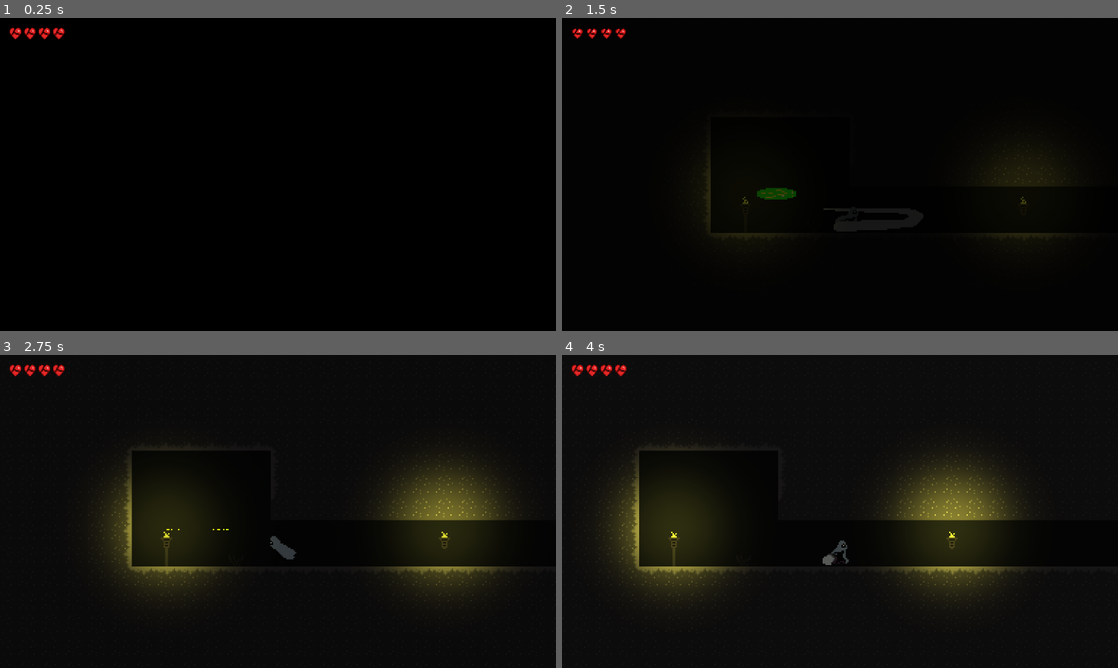
Above: before the commit, frames 1-4 (two rows, left to right).
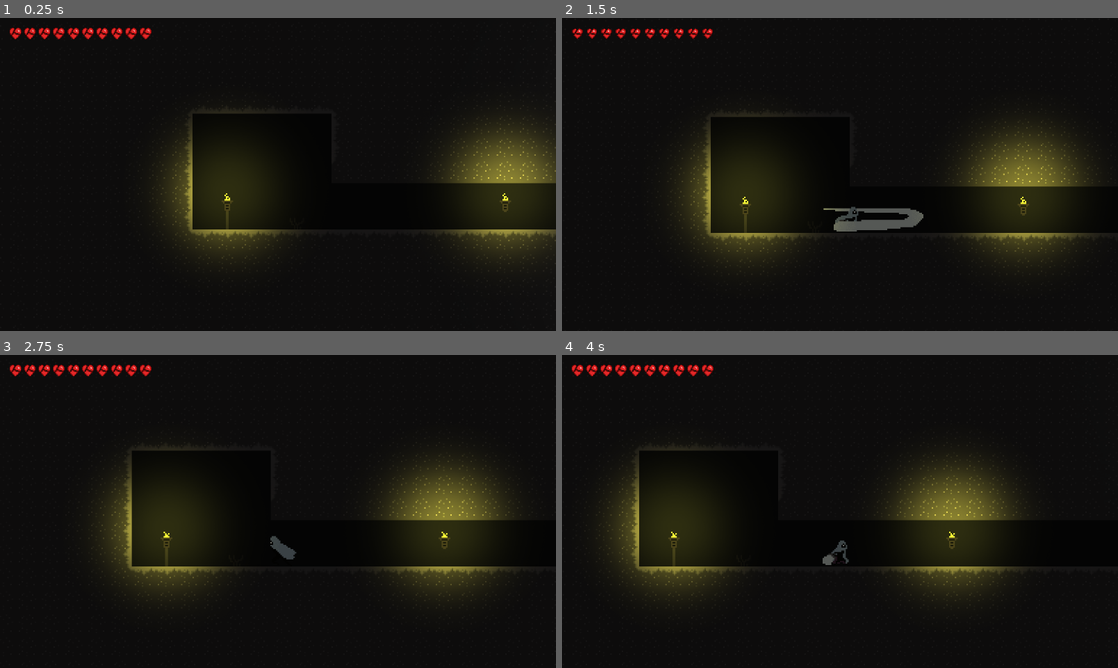
Above: after the commit, the same moments.

Repository: CSC-Reda-Slaoui/boss-rush-jam-2024
Game: Godot game, scene res://shadowstalker_fight.tscn
The game is run twice, just before and just after one commit, with the same random seed, the same clock (stepped at 60 frames per second) and the same inputs. This scene is started directly instead of the project's main scene.
Inputs:
- Up to frame 1 (0.25 s): no input
- Up to frame 2 (1.5 s): tap Enter at 0.5 s; hold Right (right) from 0.53 s (still down); tap X (attack) at 0.6, 1.35 s; tap Z (jump) at 0.77 s
- Up to frame 3 (2.75 s): tap Z (jump) at 1.52 s; release Right (right) at 2.03 s; hold Left (left) from 2.03 s (still down); tap C (dash) at 2.1 s; tap X (attack) at 2.3 s
- Up to frame 4 (4 s): release Left (left) at 2.78 s; hold Right (right) from 2.78 s (still down); tap Space (dialogue) at 2.85 s; tap Z (jump) at 3.02, 3.77 s; tap X (attack) at 3.05, 3.6 s

The runs differ from the first frame. In frame 1, 18% of the frame differs, in the area x 12-100%, y 2-100%; in frame 2, 13%; in frame 3, 0.4%; in frame 4, 0.3%.

Commit message:
EXTREMELY HARD FIRST BOSS WAAAA

Diff:
--- a/player.gd
+++ b/player.gd
@@ -3,7 +3,7 @@
 # Abilities
 @export var has_dash : bool = false
 @export var max_jump : int = 1
-@export var health : int =  4
+@export var health : int =  10
 
 @export var speed : float = 130.0
 @export var acceleration : float = 0.25
@@ -49,6 +49,18 @@
 	if is_on_floor():
 		jump_count = 0
 
+	if Input.is_action_pressed("down"):
+		print("dooown")
+		$AnimatedSprite2D.play("crouch")
+		$CollisionShape2D.scale = Vector2(0.5, 0.5)
+		$CollisionShape2D.position.y = 0
+		velocity.x = lerp(velocity.x, 0.0, 0.05)
+		move_and_slide()
+		return
+	else:
+		$CollisionShape2D.position.y = -2
+		$CollisionShape2D.scale = Vector2(1, 1)
+
 	if Input.is_action_just_pressed("jump") and jump_count < max_jump and can_move:
 		velocity.y = jump_velocity
 		jump_count += 1
@@ -78,12 +90,6 @@
 		get_node("AnimatedSprite2D").flip_h = true
 		get_node("Sword").rotation = PI
 
-	if Input.is_action_pressed("down"):
-		get_node("Sword").rotation = PI / 2
-
-	if Input.is_action_pressed("up"):
-		get_node("Sword").rotation = 3 * PI / 2
-
 	if Input.is_action_just_pressed("attack") and can_attack:
 		can_attack = false
 		$AnimatedSprite2D.play("attack")
--- a/player.tscn
+++ b/player.tscn
@@ -20,6 +20,7 @@
 [ext_resource type="Texture2D" uid="uid://clkince33lgha" path="res://art/player/jump/jump3.png" id="10_f2gym"]
 [ext_resource type="Texture2D" uid="uid://drg6phhetkka7" path="res://art/player/death/death1.png" id="10_oboyc"]
 [ext_resource type="Texture2D" uid="uid://b5l1jcxfpj710" path="res://art/player/run/run7.png" id="10_qnbcn"]
+[ext_resource type="Texture2D" uid="uid://vfv2j38vmo7m" path="res://art/player/crouch/crouch.png" id="10_sxd2x"]
 [ext_resource type="Texture2D" uid="uid://b1wksowdcad74" path="res://art/player/jump/jump2.png" id="11_bpyri"]
 [ext_resource type="Texture2D" uid="uid://bvmy5vopoovvi" path="res://art/player/death/death2.png" id="11_lyqo8"]
 [ext_resource type="Texture2D" uid="uid://djpel2ndma2de" path="res://art/player/run/run6.png" id="11_v0g8c"]
@@ -72,6 +73,14 @@
 }, {
 "frames": [{
 "duration": 1.0,
+"texture": ExtResource("10_sxd2x")
+}],
+"loop": true,
+"name": &"crouch",
+"speed": 5.0
+}, {
+"frames": [{
+"duration": 1.0,
 "texture": ExtResource("10_oboyc")
 }, {
 "duration": 1.0,
@@ -261,10 +270,9 @@
 [node name="AnimatedSprite2D" type="AnimatedSprite2D" parent="."]
 position = Vector2(0, -24)
 sprite_frames = SubResource("SpriteFrames_axprr")
-animation = &"attack"
+animation = &"crouch"
 autoplay = "idle"
-frame = 2
-frame_progress = 0.118758
+frame_progress = 0.208039
 
 [node name="Sword" type="Area2D" parent="."]
 visible = false
--- /dev/null
+++ b/shadow_projectile.gd
@@ -0,0 +1,13 @@
+extends Area2D
+
+var speed = 150
+
+func _process(delta):
+	position += transform.x * speed * delta
+
+func _on_body_entered(body):
+	if body.name == "Player":
+		body.take_damage()
+
+func _on_timer_timeout():
+	queue_free()
--- /dev/null
+++ b/shadow_projectile.tscn
@@ -0,0 +1,29 @@
+[gd_scene load_steps=5 format=3 uid="uid://bda3jxw1i3hsf"]
+
+[ext_resource type="Texture2D" uid="uid://c1x65meqr6wl8" path="res://art/bosses/shadow_projectile.png" id="1_bl5mn"]
+[ext_resource type="Script" path="res://shadow_projectile.gd" id="1_et3y4"]
+[ext_resource type="Texture2D" uid="uid://bio7t8lkgxr4e" path="res://art/light.png" id="3_gsw4b"]
+
+[sub_resource type="RectangleShape2D" id="RectangleShape2D_sk6hs"]
+size = Vector2(8, 2)
+
+[node name="Shadow Projectile" type="Area2D"]
+script = ExtResource("1_et3y4")
+
+[node name="Sprite2D" type="Sprite2D" parent="."]
+texture = ExtResource("1_bl5mn")
+
+[node name="CollisionShape2D" type="CollisionShape2D" parent="."]
+position = Vector2(0, 1)
+shape = SubResource("RectangleShape2D_sk6hs")
+
+[node name="Timer" type="Timer" parent="."]
+wait_time = 5.0
+autostart = true
+
+[node name="PointLight2D" type="PointLight2D" parent="."]
+position = Vector2(4, 0)
+texture = ExtResource("3_gsw4b")
+
+[connection signal="body_entered" from="." to="." method="_on_body_entered"]
+[connection signal="timeout" from="Timer" to="." method="_on_timer_timeout"]
--- a/shadowstalker.gd
+++ b/shadowstalker.gd
@@ -6,6 +6,7 @@
 @export var player : Node2D
 @export var door : Node2D
 @export var tendril : PackedScene
+@export var bullet : PackedScene
 
 var dialogue = [
 	"Who dares intrude upon my domain, stumbling blindly into the abyss?",
@@ -53,6 +54,8 @@
 		t.position.y = -70
 		add_child(t)
 
+var num_bullets = 1
+
 func horizontal_attack():
 	var positions = [25, 457]
 	state_machine.travel("death")
@@ -62,10 +65,23 @@
 		position.x = positions[ind]
 	elif position.x == 25:
 		position.x = 457
+		$Sprite2D.flip_h = true
 	else:
 		position.x = 25
+		$Sprite2D.flip_h = false
 	state_machine.travel("enter")
 	await get_tree().create_timer(4).timeout
+	state_machine.travel("side")
+	await get_tree().create_timer(1.4).timeout
+
+	for i in range(num_bullets):
+		var b = bullet.instantiate()
+		if position.x == 457:
+			b.speed *= -1
+			b.get_node("Sprite2D").flip_h = true
+		add_child(b)
+		b.transform = $Muzzle.transform
+		b.position.y += randi_range(-2, 7)
 
 func return_to_center():
 	if position.x == 303:
@@ -120,11 +136,11 @@
 
 func _on_attack_timer_timeout():
 	if is_fighting and not died:
-		var attack = randi_range(1, 5)
+		var attack = randi_range(1, 10)
 
-		if attack <= 3:
+		if attack <= 5:
+			horizontal_attack()
+		if attack < 9:
 			tendril_attack()
-		if attack == 4:
-			horizontal_attack()
-		if attack == 5:
+		if attack == 10:
 			return_to_center()
--- a/shadowstalker.tscn
+++ b/shadowstalker.tscn
@@ -38,6 +38,12 @@
 [ext_resource type="Texture2D" uid="uid://bp0nixapkxd35" path="res://art/bosses/shadowstalker/death/death10.png" id="34_1w8m5"]
 [ext_resource type="Texture2D" uid="uid://hppsjeyikixx" path="res://art/bosses/shadowstalker/death/death11.png" id="35_118oh"]
 [ext_resource type="Texture2D" uid="uid://d0e8po14ty30r" path="res://art/bosses/shadowstalker/death/death13.png" id="36_etuyl"]
+[ext_resource type="Texture2D" uid="uid://dicqbfsbcop76" path="res://art/bosses/shadowstalker/side/side1.png" id="38_521f4"]
+[ext_resource type="Texture2D" uid="uid://jtaneiyxtnov" path="res://art/bosses/shadowstalker/side/side2.png" id="39_72rp4"]
+[ext_resource type="Texture2D" uid="uid://oxuw2mxoia3c" path="res://art/bosses/shadowstalker/side/side3.png" id="40_6vewq"]
+[ext_resource type="Texture2D" uid="uid://5mxxltook0ml" path="res://art/bosses/shadowstalker/side/side4.png" id="41_1pag0"]
+[ext_resource type="Texture2D" uid="uid://b0awolj5qr1uu" path="res://art/bosses/shadowstalker/side/side5.png" id="42_x21c6"]
+[ext_resource type="Texture2D" uid="uid://duaurm8yvd3qw" path="res://art/bosses/shadowstalker/side/side6.png" id="43_c0yed"]
 
 [sub_resource type="RectangleShape2D" id="RectangleShape2D_jhv3k"]
 size = Vector2(28, 32)
@@ -104,6 +110,22 @@
 "transitions": PackedFloat32Array(1, 1, 1, 1),
 "update": 1,
 "values": [ExtResource("20_lefty"), ExtResource("21_4f7w4"), ExtResource("22_vn6kn"), ExtResource("23_mck68")]
+}
+
+[sub_resource type="Animation" id="Animation_g85g8"]
+resource_name = "side"
+length = 1.2
+tracks/0/type = "value"
+tracks/0/imported = false
+tracks/0/enabled = true
+tracks/0/path = NodePath("Sprite2D:texture")
+tracks/0/interp = 1
+tracks/0/loop_wrap = true
+tracks/0/keys = {
+"times": PackedFloat32Array(0, 0.2, 0.4, 0.6, 0.8, 1),
+"transitions": PackedFloat32Array(1, 1, 1, 1, 1, 1),
+"update": 1,
+"values": [ExtResource("38_521f4"), ExtResource("39_72rp4"), ExtResource("40_6vewq"), ExtResource("41_1pag0"), ExtResource("42_x21c6"), ExtResource("43_c0yed")]
 }
 
 [sub_resource type="AnimationLibrary" id="AnimationLibrary_t7k7g"]
@@ -111,7 +133,8 @@
 "RESET": SubResource("Animation_urayj"),
 "death": SubResource("Animation_scgmg"),
 "enter": SubResource("Animation_r43lc"),
-"idle": SubResource("Animation_lgnwa")
+"idle": SubResource("Animation_lgnwa"),
+"side": SubResource("Animation_g85g8")
 }
 
 [sub_resource type="AnimationNodeAnimation" id="AnimationNodeAnimation_sjdiq"]
@@ -122,6 +145,9 @@
 
 [sub_resource type="AnimationNodeAnimation" id="AnimationNodeAnimation_rj20b"]
 animation = &"idle"
+
+[sub_resource type="AnimationNodeAnimation" id="AnimationNodeAnimation_yv5jj"]
+animation = &"side"
 
 [sub_resource type="AnimationNodeStateMachineTransition" id="AnimationNodeStateMachineTransition_3xc6b"]
 switch_mode = 2
@@ -135,6 +161,8 @@
 states/enter/position = Vector2(341, 100)
 states/idle/node = SubResource("AnimationNodeAnimation_rj20b")
 states/idle/position = Vector2(474, 100)
+states/side/node = SubResource("AnimationNodeAnimation_yv5jj")
+states/side/position = Vector2(474, 198)
 transitions = ["enter", "idle", SubResource("AnimationNodeStateMachineTransition_3xc6b")]
 graph_offset = Vector2(293.488, 0)
 
@@ -195,7 +223,7 @@
 offset_bottom = 624.0
 
 [node name="AttackTimer" type="Timer" parent="."]
-wait_time = 1.3
+wait_time = 1.75
 autostart = true
 
 [node name="CPUParticles2D2" type="CPUParticles2D" parent="."]
@@ -210,4 +238,7 @@
 scale_amount_max = 1.75
 color = Color(0, 0, 0, 1)
 
+[node name="Muzzle" type="Marker2D" parent="."]
+position = Vector2(14, -2)
+
 [connection signal="timeout" from="AttackTimer" to="." method="_on_attack_timer_timeout"]
--- a/shadowstalker_fight.tscn
+++ b/shadowstalker_fight.tscn
@@ -1,11 +1,13 @@
-[gd_scene load_steps=18 format=3 uid="uid://33i6q8626ugq"]
+[gd_scene load_steps=20 format=3 uid="uid://33i6q8626ugq"]
 
 [ext_resource type="Texture2D" uid="uid://cm1noqv62dyvb" path="res://art/bosses/shadowstalker/arena/tilemap.png" id="1_1u4ej"]
 [ext_resource type="PackedScene" uid="uid://lljogc8qagw3" path="res://shadowstalker.tscn" id="2_4j4qi"]
 [ext_resource type="PackedScene" uid="uid://iomxsyik6fev" path="res://player.tscn" id="2_8j2o1"]
+[ext_resource type="PackedScene" uid="uid://bda3jxw1i3hsf" path="res://shadow_projectile.tscn" id="2_qkox1"]
 [ext_resource type="PackedScene" uid="uid://b7fdl16rxqtqt" path="res://door.tscn" id="3_aopbe"]
 [ext_resource type="PackedScene" uid="uid://ivnqmonxulwj" path="res://enterportal.tscn" id="4_w18pf"]
 [ext_resource type="PackedScene" uid="uid://cdpv0o7h352pm" path="res://torch.tscn" id="6_an6of"]
+[ext_resource type="Texture2D" uid="uid://bio7t8lkgxr4e" path="res://art/light.png" id="8_scyc4"]
 
 [sub_resource type="OccluderPolygon2D" id="OccluderPolygon2D_iuu1b"]
 polygon = PackedVector2Array(-8, -8, 8, -8, 8, 8, -8, 8)
@@ -129,6 +131,7 @@
 scale = Vector2(2, 2)
 player = NodePath("../Player")
 door = NodePath("../Door")
+bullet = ExtResource("2_qkox1")
 
 [node name="Player" parent="." instance=ExtResource("2_8j2o1")]
 position = Vector2(-293, 184)
@@ -143,6 +146,7 @@
 layer_0/tile_data = PackedInt32Array(262141, 0, 0, 262142, 0, 0, 262143, 0, 0, 196608, 0, 0, 196609, 0, 0, 196610, 0, 0 …(87741 unchanged characters)…
 
 [node name="Portal" parent="." node_paths=PackedStringArray("player") instance=ExtResource("4_w18pf")]
+visible = false
 position = Vector2(-305, 166)
 rotation = 3.14159
 player = NodePath("../Player")
@@ -161,3 +165,11 @@
 
 [node name="Torch5" parent="." instance=ExtResource("6_an6of")]
 position = Vector2(-136, 173)
+
+[node name="Shadow Projectile" parent="." instance=ExtResource("2_qkox1")]
+position = Vector2(34, 188)
+
+[node name="PointLight2D" type="PointLight2D" parent="."]
+position = Vector2(226, 40)
+energy = 2.0
+texture = ExtResource("8_scyc4")
Binary file added: art/bosses/shadow_projectile.png
Not shown, added: art/bosses/shadow_projectile.png.import
Binary file added: art/bosses/shadowstalker/side/side1.png
Not shown, added: art/bosses/shadowstalker/side/side1.png.import
Binary file added: art/bosses/shadowstalker/side/side2.png
Not shown, added: art/bosses/shadowstalker/side/side2.png.import
Binary file added: art/bosses/shadowstalker/side/side3.png
Not shown, added: art/bosses/shadowstalker/side/side3.png.import
Binary file added: art/bosses/shadowstalker/side/side4.png
Not shown, added: art/bosses/shadowstalker/side/side4.png.import
Binary file added: art/bosses/shadowstalker/side/side5.png
Not shown, added: art/bosses/shadowstalker/side/side5.png.import
(and 6 more such lines)
